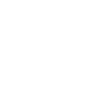
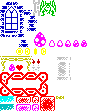
Layered file, before and after one edit (96×112). Changes by layer:
painted on "Background" over (0, 0, 87, 111)
